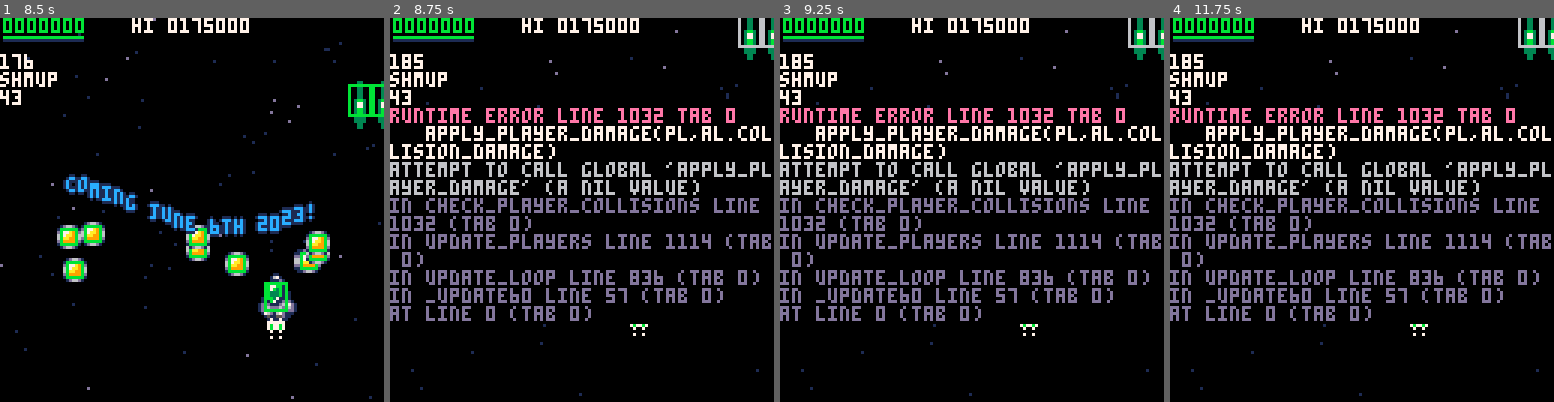
Above: before the commit, frames 1-4 (left to right).
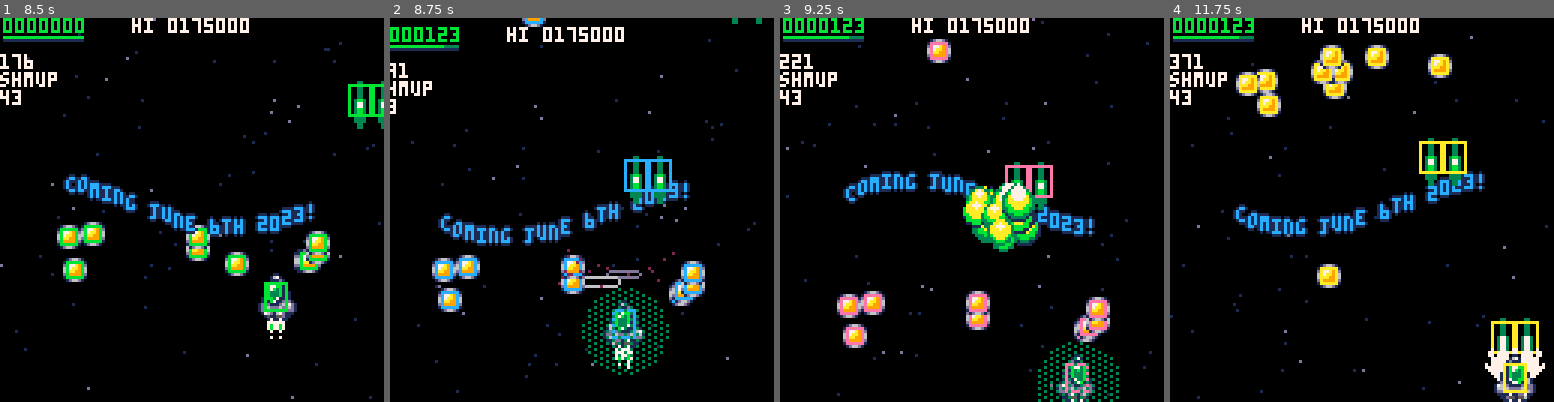
Above: after the commit, the same moments.

Repository: wimpysworld/antsy-alien-attack-pico
Game: PICO-8 cartridge main.p8
Same seed, same stepped clock (60 frames per second), same inputs: the game is played once before the commit and once after it.
Inputs:
- Up to frame 1 (8.5 s): tap X (X key) at 0.33, 1.07, 1.85, 2.97, 4.08, 5.2, 6.32, 7.43 s; tap O (Z key) at 0.7, 1.7, 2.1, 2.5, 2.9, 3.3, 3.7, 4.1, 4.5, 4.9, 5.3, 5.7, 6.1, 6.5, 6.9, 7.3, 7.7, 8.1 s; hold Right 1.6-2.1 s; hold Up 2.15-2.42 s; hold Right 2.47-3.03 s; hold Left 3.08-3.58 s; hold Down 3.63-3.97 s; hold Right 4.02-4.68 s; hold Up 4.73-5.03 s; hold Left 5.08-5.68 s; hold Down 5.73-6.03 s; hold Right 6.08-6.58 s; hold Right 6.63-7.13 s; hold Up 7.18-7.45 s; hold Right 7.5-8.07 s; hold Left from 8.12 s (still down)
- Up to frame 2 (8.75 s): tap O (Z key) at 8.5 s; tap X (X key) at 8.55 s; release Left at 8.62 s; hold Down from 8.67 s (still down)
- Up to frame 3 (9.25 s): tap O (Z key) at 8.9 s; release Down at 9 s; hold Right from 9.05 s (still down)
- Up to frame 4 (11.75 s): tap O (Z key) every 0.4 s from 9.3 to 11.7 s; tap X (X key) at 9.67, 10.78 s; release Right at 9.72 s; hold Up 9.77-10.07 s; hold Left 10.12-10.72 s; hold Down 10.77-11.07 s; hold Right 11.12-11.62 s

Frame 1 is identical in both runs. In frame 2, 24% of the frame differs, in the area x 0-100%, y 0-99%; in frame 3, 23%; in frame 4, 23%.
Error before the commit: runtime error line 1032 tab 0; apply_player_damage(pl,al.collision_damage); attempt to call global 'apply_player_damage' (a nil value)

Commit message:
feat: add apply_player_damage() helper.
Diminish player HP by the amount of damage. Then enable player shields.

Diff:
--- a/main.p8
+++ b/main.p8
@@ -1019,6 +1019,17 @@
  add(pl.sprite.pal_swaps,{10,pl.col_lt})
  add(pl.sprite.pal_swaps,{9,pl.col_dk})
  add(pl.jet.pal_swaps,{10,pl.col_lt})
+end
+
+function apply_player_damage(pl,damage)
+ if pl.shields<=0 then
+  screen_flash+=3
+  screen_shake+=16
+  pl.hp-=damage
+  pl.shields+=120
+  emit_explosion(pl.x,pl.y,pl.explosion_size,pl.explosion_style)
+  sfx(10)
+ end
 end
 
 function check_player_collisions(pl)
